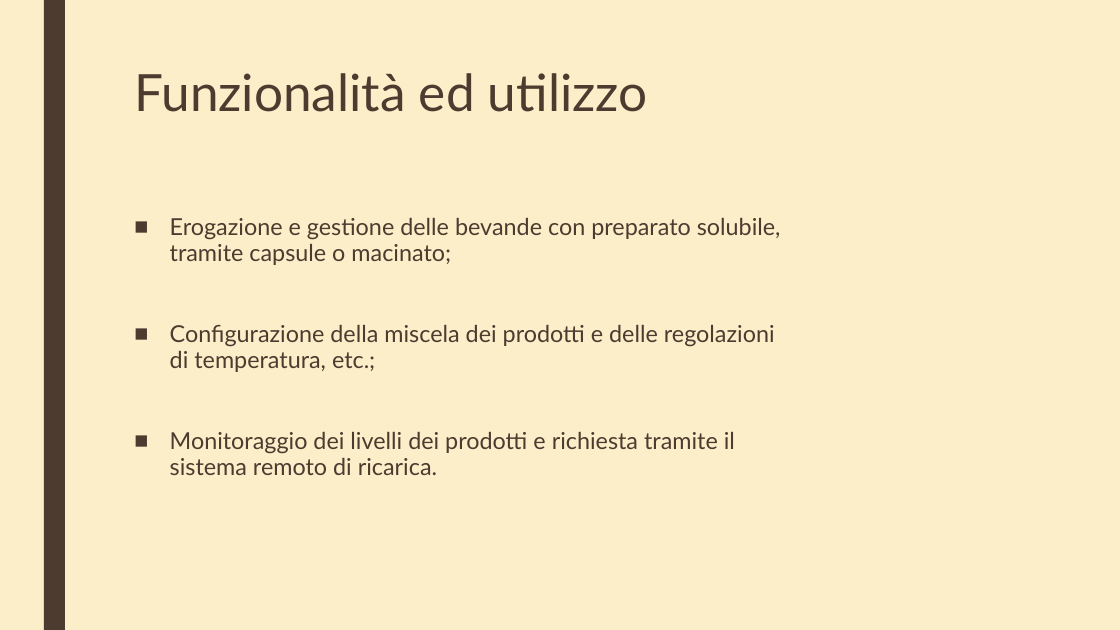
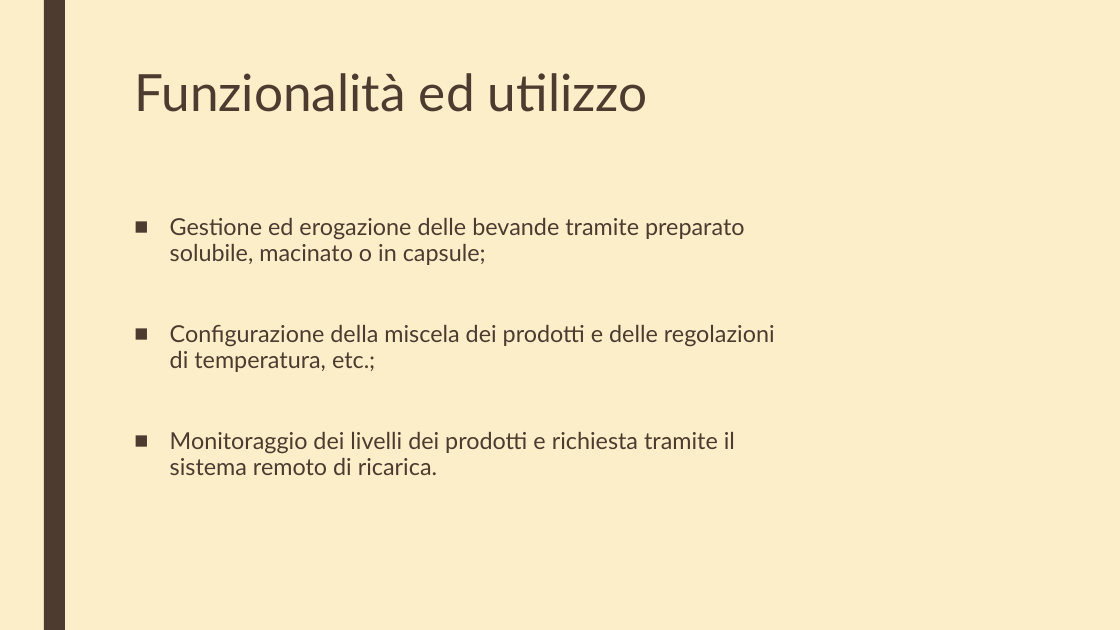
Before and after one commit to maxrap96/Progetto-L18, a slide deck: slide 3 of MiscellaneousFile/presentazione_progetto.pptx. Drawn at 1120x630 pixels with LibreOffice and Linux fonts; fonts in the diff are those of the drawing. Boxes give left, top, right and bottom in pixels: in the first picture for what was removed or moved away, otherwise in the second. Text is boxed around its words. In the diff, an @@ line names an element or a change of style, - is before the commit and + after.

Commit message:
update ppt

```diff
--- a/MiscellaneousFile/presentazione_progetto.pptx
+++ b/MiscellaneousFile/presentazione_progetto.pptx
@@ text at (x1=170, y1=218, x2=745, y2=265): text changed @@
-■ Erogazione e gestione delle bevande con preparato solubile, tramite capsule o macinato;
+■ Gestione ed erogazione delle bevande tramite preparato solubile, macinato o in capsule;
```
Also in this commit, not shown: 3 other slides changed.
